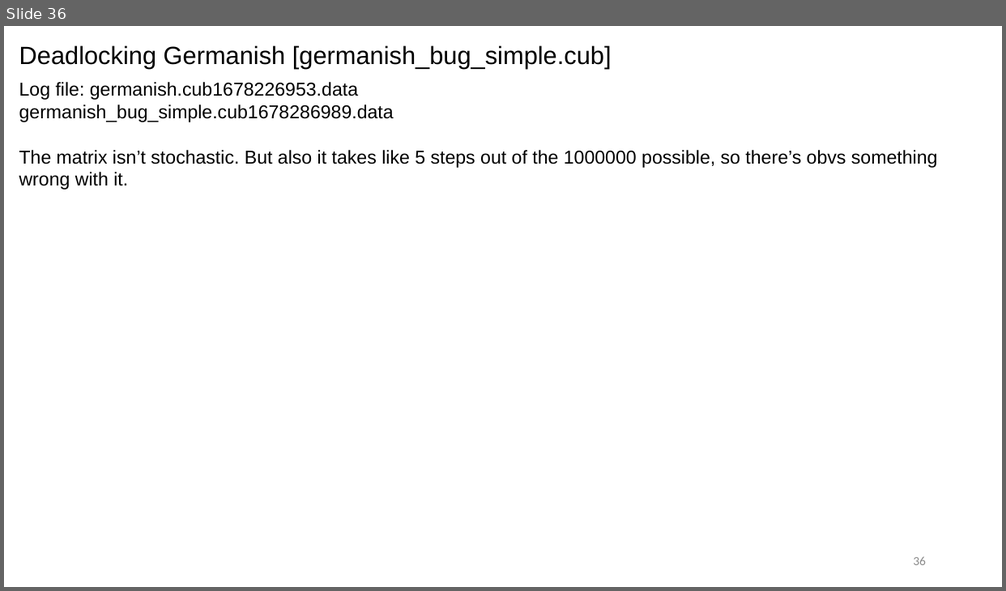
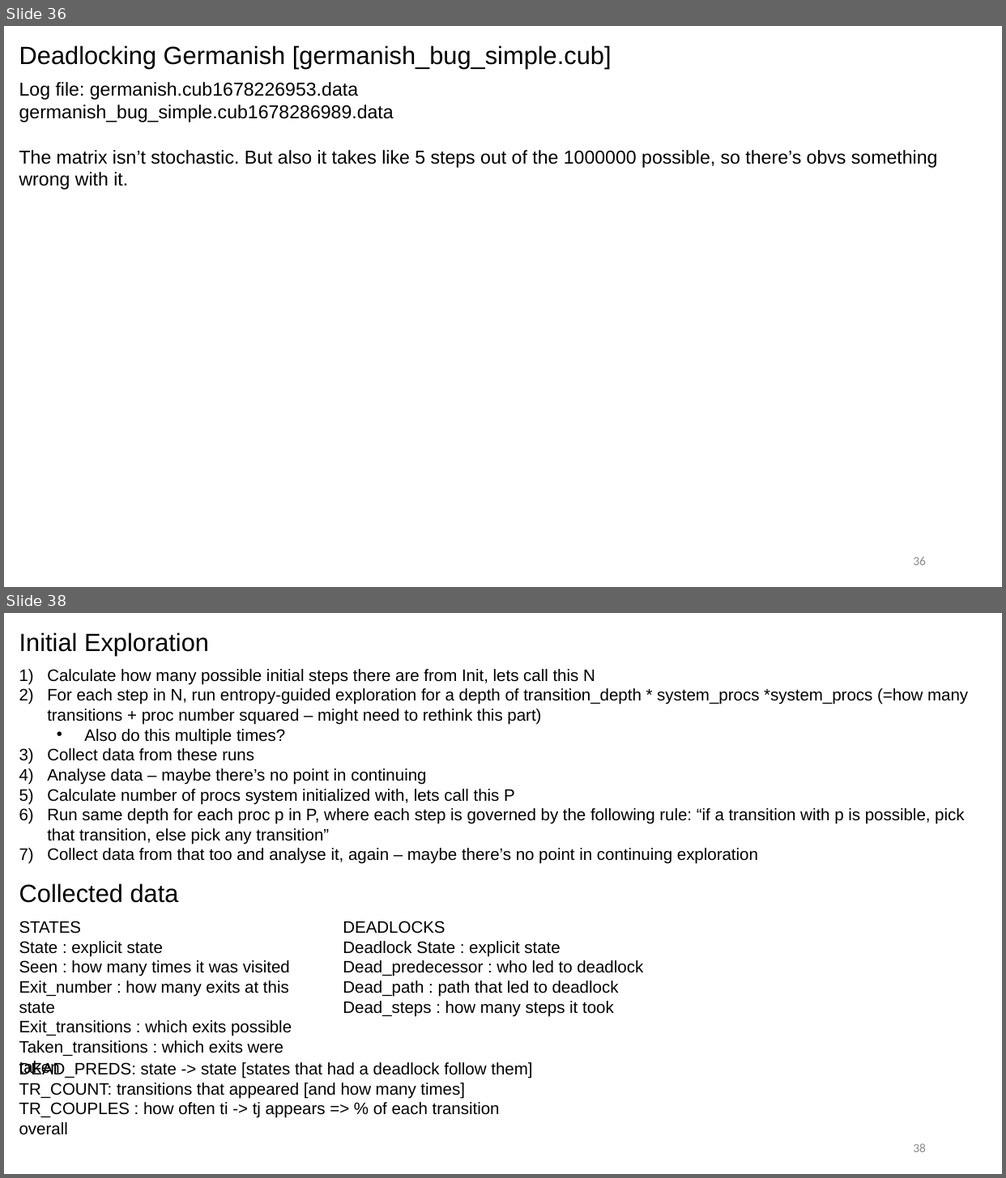
Before and after one commit to cubicle-model-checker/cubicle, a slide deck: mcmc_method.pptx. Shown one above the other, each under a label of ours: slide 36 before the commit, slides 36 and 38 after it; the slides between them are not shown. The pictures are 1006x591 and 1006x1178 pixels, drawn with LibreOffice and Linux fonts; fonts in the diff are those of the drawing. Boxes give left, top, right and bottom in pixels: in the first picture for what was removed or moved away, otherwise in the second. Text is boxed around its words. In the diff, an @@ line names an element or a change of style, - is before the commit and + after.

```diff
--- a/mcmc_method.pptx
+++ b/mcmc_method.pptx
@@ slide 38 added at (x1=4, y1=613, x2=1002, y2=1174), background #FFFFFF @@
@@ text added at (x1=19, y1=632, x2=209, y2=656), 24 pt, text #000000 @@
+Initial Exploration
@@ text added at (x1=47, y1=669, x2=968, y2=864), 16 pt, text #000000 @@
+1) Calculate how many possible initial steps there are from Init, lets call this N
+2) For each step in N, run entropy-guided exploration for a depth of transition_depth * system_procs *system_procs (=how many transitions + proc number squared – might need to rethink this part)
+  • Also do this multiple times?
+3) Collect data from these runs
+4) Analyse data – maybe there’s no point in continuing
+5) Calculate number of procs system initialized with, lets call this P
+6) Run same depth for each proc p in P, where each step is governed by the following rule: “if a transition with p is possible, pick that transition, else pick any transition”
+7) Collect data from that too and analyse it, again – maybe there’s no point in continuing exploration
@@ text added at (x1=19, y1=884, x2=179, y2=903), 24 pt, text #000000 @@
+Collected data
@@ text added at (x1=19, y1=921, x2=292, y2=1075), 16 pt, text #000000 @@
+STATES
+State : explicit state
+Seen : how many times it was visited
+Exit_number : how many exits at this state
+Exit_transitions : which exits possible
+Taken_transitions : which exits were taken
@@ text added at (x1=343, y1=921, x2=643, y2=1017), 16 pt, text #000000 @@
+DEADLOCKS
+Deadlock State : explicit state
+Dead_predecessor : who led to deadlock
+Dead_path : path that led to deadlock
+Dead_steps : how many steps it took
@@ text added at (x1=19, y1=1062, x2=532, y2=1135), 16 pt, text #000000 @@
+DEAD_PREDS: state -> state [states that had a deadlock follow them]
+TR_COUNT: transitions that appeared [and how many times]
+TR_COUPLES : how often ti -> tj appears => % of each transition overall
@@ page number added at (x1=913, y1=1144, x2=926, y2=1152), 12 pt, text #8C8C8C @@
+38
```
Also in this commit, not shown: 2 other slides added, 1 other file.
